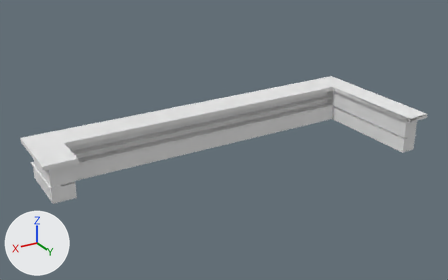
Two versions of the Blender file Assets/Custom Models/long bar.blend, one commit apart.
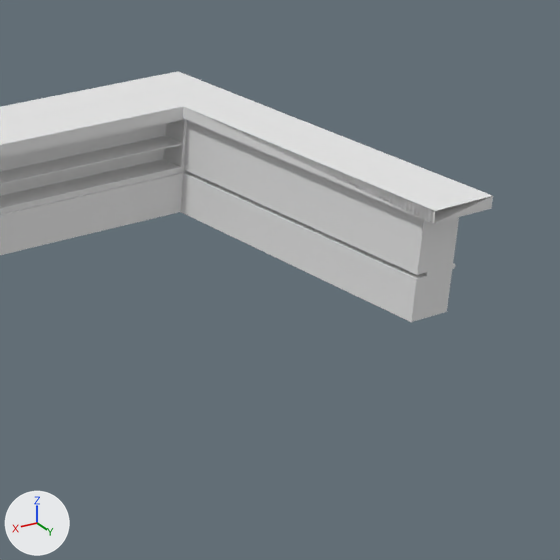
Each version is shown whole from a 50 mm lens placed at (27.69, 31.2, 11.95), pointed at (10.07, 1.84, -2.73), then close up on the part from 62% to 100% of the width and 19% to 80% of the height. The axes (+X, +Y, +Z) are drawn at lower left. The lights are the same throughout.
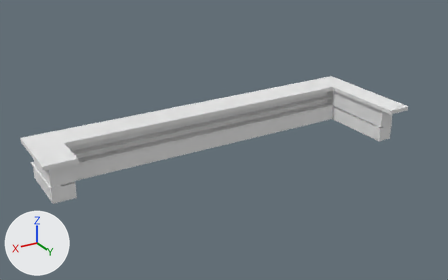
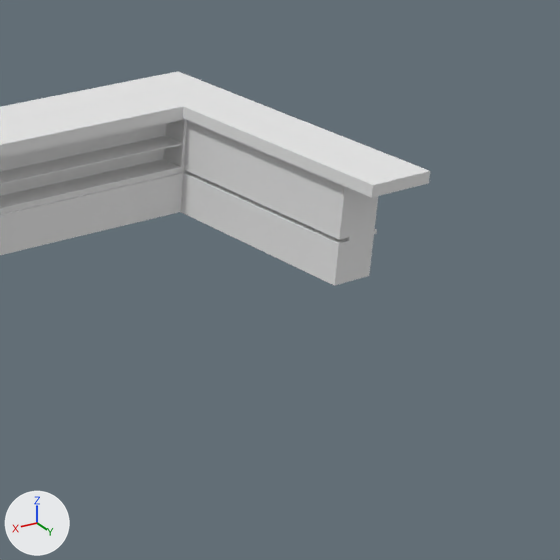
The change, as a diff of the scene's bpy script:
```diff
--- a/Assets/Custom Models/long bar.blend.py
+++ b/Assets/Custom Models/long bar.blend.py
@@ me_cube @@
 me_cube.from_pydata(...)  # 135 vertices, 86 faces; spans x -0.75..9.51, y -1.07..3.09, z -1.91..-0.79
 # used by ob_cube; location = (0.0, 0.0, 0.0); scale = (2.2, 2.2, 2.2)
 # verts and faces of me_cube; kept vertices keep their numbers, new ones are numbered from 135
 # before: 7 (-0.75, 1.0, -0.79), 10 (-0.06, -0.16, -0.79), 12 (-0.06, 3.09, -0.91), 13 (-0.75, 3.09, -0.91), 14 (-0.75, 3.09, -0.79)
 # before: 15 (-0.06, 3.09, -0.79), 30 (-0.14, 2.91, -0.91), 31 (-0.57, 2.91, -0.91), 42 (-0.14, 2.91, -1.91), 43 (-0.57, 2.91, -1.91)
 # before: 55 (-0.57, 2.91, -1.5), 56 (-0.14, 2.91, -1.5), 64 (-0.14, 2.91, -1.46), 69 (-0.57, 2.91, -1.46), 78 (-0.6, 2.91, -1.46)
 # before: 79 (-0.6, 2.91, -1.5), 87 (-0.26, 2.91, -1.5), 94 (-0.26, 2.91, -1.46)
+# me_cube part 1
+delete_faces([(7, 10, 15, 12, 13, 14)])
+for i in [*range(12, 16)]: verts[i] += (0.0, -0.72, 0.0)
+for i in [30, 31, 42, 43, 55, 56, 64, 69, 78, 79, 87, 94]: verts[i] += (0.0, -0.94, 0.0)
+faces += [(12, 13, 14, 15)]
 me_cube.materials.append(mat_material)
```

Where the change shows, as pixel boxes (x1, y1, x2, y2) in the close-ups (560 x 560 px; the box of a moved part takes in the faces that stretch with it):
'Cube', reshaped
    before: (0, 71, 493, 322)
    after: (0, 71, 430, 286)
part 1 of me_cube, moved or reshaped
    before: (180, 106, 493, 322)
    after: (180, 106, 430, 286)
